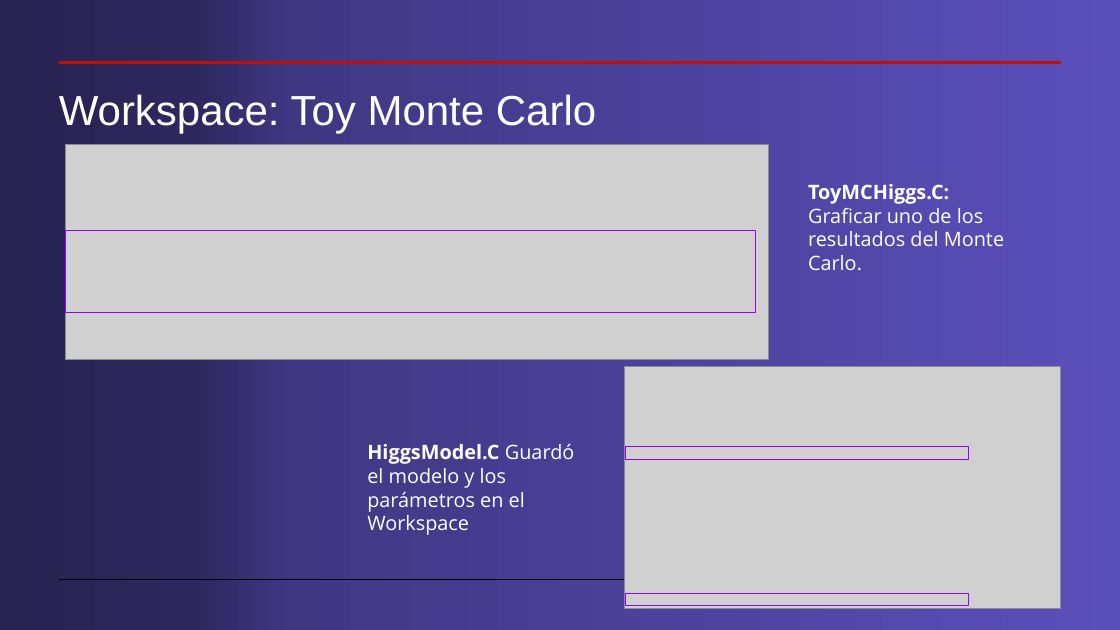
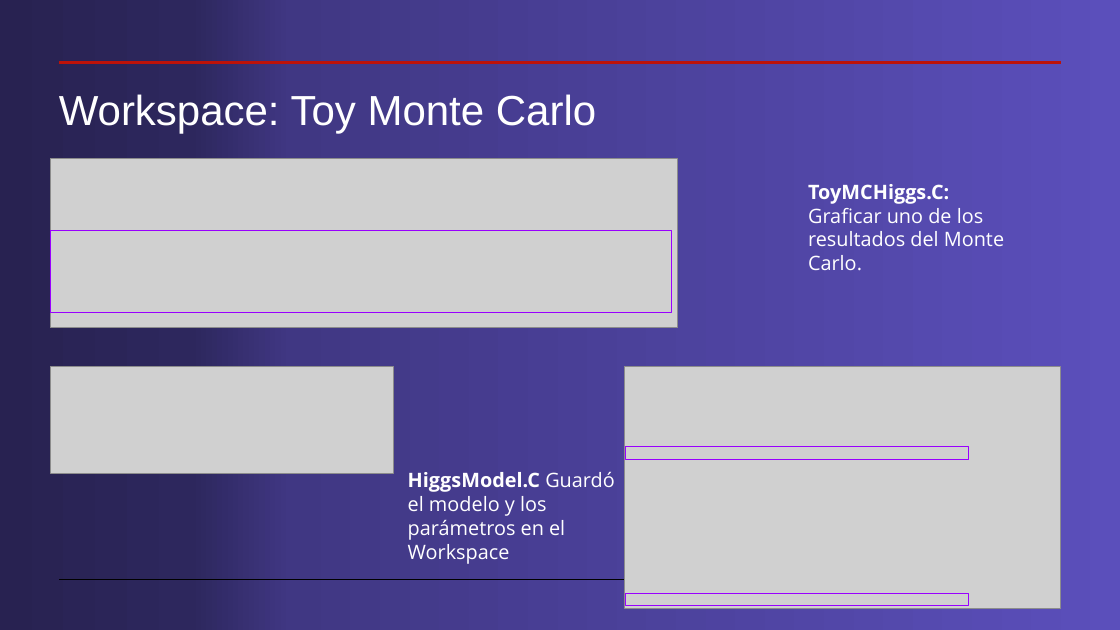
Before and after one commit to cdavidgutierrez/ProyectoFinal_CERN_ROOT, a slide deck: slide 22 of Workspaces en root.pptx (slide 19 before the commit). Drawn at 1120x630 pixels with LibreOffice and Linux fonts; fonts in the diff are those of the drawing; grey boxes stand for pictures. Boxes give left, top, right and bottom in pixels: in the first picture for what was removed or moved away, otherwise in the second. Text is boxed around its words. In the diff, an @@ line names an element or a change of style, - is before the commit and + after.

```diff
--- a/Workspaces en root.pptx
+++ b/Workspaces en root.pptx
@@ picture: place and size @@
-picture at <box>66,145,769,360</box>
+picture at <box>50,159,678,328</box>
@@ rectangle: place and size @@
-rectangle at <box>66,230,755,313</box>
+rectangle at <box>50,230,671,313</box>
@@ picture added at <box>50,367,394,474</box> @@
@@ text "HiggsModel.C Guardó el modelo y ...": place and size @@
-text "HiggsModel.C Guardó el modelo y ..." at <box>367,444,575,535</box>
+text "HiggsModel.C Guardó el modelo y ..." at <box>408,472,615,564</box>
```
Also in this commit, not shown: 5 other slides changed, 4 slides added, 10 other files.
